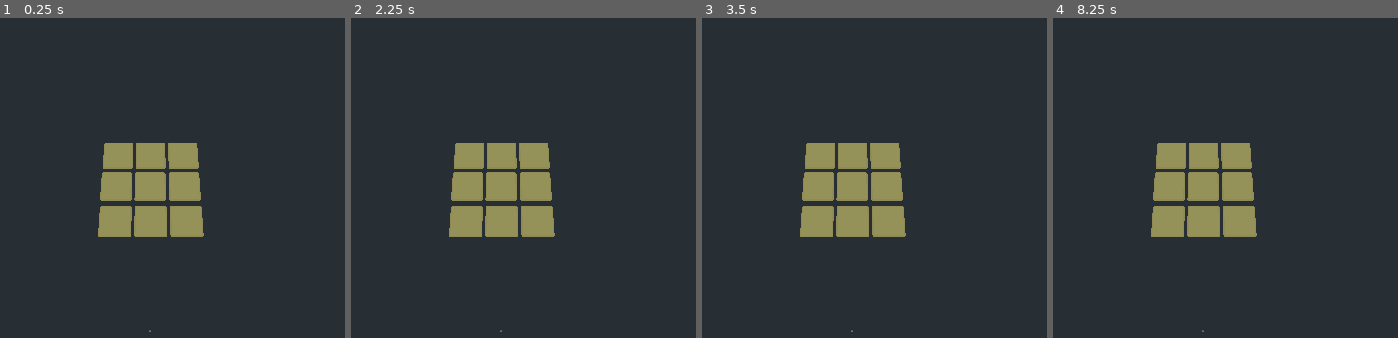
Above: before the commit, frames 1-4 (left to right).
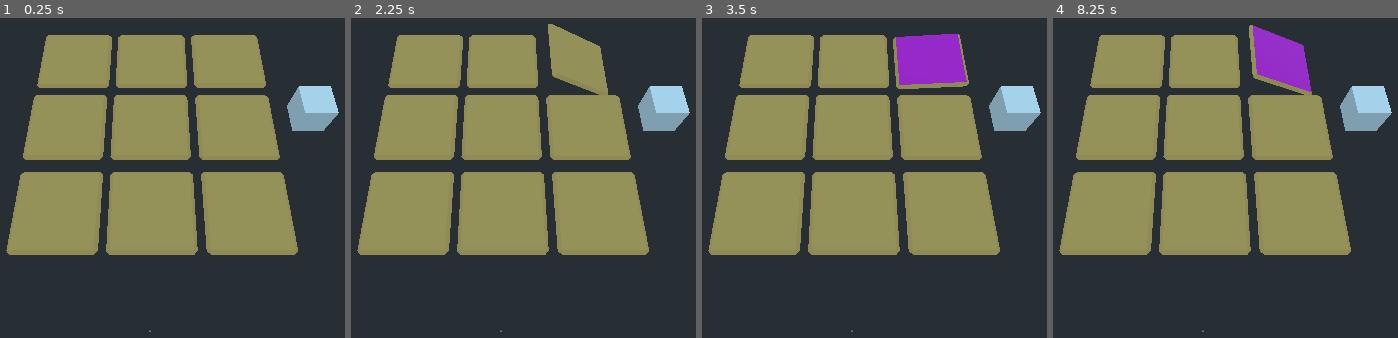
Above: after the commit, the same moments.

Repository: nheeb/OrbinTime
Game: Godot game, scene res://TileFlipPuzzleTest.tscn
Same seed, same stepped clock (60 frames per second), same inputs: the game is played once before the commit and once after it.
Inputs (mouse positions are in pixels of both pictures, inside the frame that each line leads up to):
- Up to frame 1 (0.25 s): no input
- Up to frame 2 (2.25 s): tap Enter at 0.5, 2 s; move the mouse to (675, 146) at 0.52 s; click (675, 146) at 0.67 s; tap Space at 1.25 s; move the mouse to (outside the picture) at 1.27 s; click (outside the picture) at 1.42 s; move the mouse to (582, 66) at 2.02 s; click (582, 66) at 2.17 s
- Up to frame 3 (3.5 s): move the mouse to (812, 261) at 2.77 s; click (812, 261) at 2.92 s
- Up to frame 4 (8.25 s): tap Space at 3.5, 5 s; move the mouse to (outside the picture) at 3.52 s; click (outside the picture) at 3.67 s; tap Enter at 4.25 s; move the mouse to (outside the picture) at 4.27 s; click (outside the picture) at 4.42 s; move the mouse to (1242, 168) at 5.02 s; click (1242, 168) at 5.17 s; move the mouse to (1084, 53) at 5.77 s; click (1084, 53) at 5.92 s; move the mouse to (1377, 146) at 6.52 s; click (1377, 146) at 6.67 s; move the mouse to (outside the picture) at 7.27 s; click (outside the picture) at 7.42 s; move the mouse to (1284, 66) at 8.02 s; click (1284, 66) at 8.17 s

The runs differ from the first frame. In frame 1, 41% of the frame differs, in the area x 1-99%, y 5-75%; in frame 2, 40%; in frame 3, 41%; in frame 4, 40%.

Commit message:
weight stuff

Diff:
--- /dev/null
+++ b/Logic/Game.gd
@@ -0,0 +1,3 @@
+extends Node
+
+var current_weight: Weight = null
--- /dev/null
+++ b/Logic/Game.tscn
@@ -0,0 +1,6 @@
+[gd_scene load_steps=2 format=2]
+
+[ext_resource path="res://Logic/Game.gd" type="Script" id=1]
+
+[node name="Game" type="Node"]
+script = ExtResource( 1 )
--- a/Logic/GapBoard.tscn
+++ b/Logic/GapBoard.tscn
@@ -1,12 +1,8 @@
-[gd_scene load_steps=5 format=2]
+[gd_scene load_steps=4 format=2]
 
 [ext_resource path="res://Models/Tile.tscn" type="PackedScene" id=1]
 [ext_resource path="res://Board.gd" type="Script" id=2]
-
-[sub_resource type="CubeMesh" id=1]
-
-[sub_resource type="BoxShape" id=2]
-extents = Vector3( 1, 1.00028, 1 )
+[ext_resource path="res://Logic/Weight.tscn" type="PackedScene" id=3]
 
 [node name="Board" type="Spatial"]
 script = ExtResource( 2 )
@@ -38,12 +34,5 @@
 [node name="Tile33" parent="." instance=ExtResource( 1 )]
 transform = Transform( 1, 8.74228e-08, 8.74228e-08, 8.74228e-08, -1, 7.64274e-15, 8.74228e-08, 0, -1, -0.670086, -1.1396e-07, 1.71132 )
 
-[node name="Weight" type="MeshInstance" parent="."]
-transform = Transform( 0.253028, 0, 0, 0, 0.253028, 0, 0, 0, 0.253028, 3.25927, 0, 0.144415 )
-mesh = SubResource( 1 )
-
-[node name="ClickArea" type="Area" parent="Weight"]
-
-[node name="CollisionShape" type="CollisionShape" parent="Weight/ClickArea"]
-transform = Transform( 1, 0, 0, 0, 1, 0, 0, 0, 1, 0, 0, 0 )
-shape = SubResource( 2 )
+[node name="Weight" parent="." instance=ExtResource( 3 )]
+transform = Transform( 1, 0, 0, 0, 1, 0, 0, 0, 1, 2.99919, 0, 0 )
--- /dev/null
+++ b/Logic/Weight.gd
@@ -0,0 +1,23 @@
+extends Spatial
+class_name Weight
+
+var currently_selected = false
+# Declare member variables here. Examples:
+# var a: int = 2
+# var b: String = "text"
+
+
+# Called when the node enters the scene tree for the first time.
+func _ready() -> void:
+	pass # Replace with function body.
+
+
+
+
+func _on_ClickArea_input_event(_camera: Node, event: InputEvent, _position: Vector3, _normal: Vector3, _shape_idx: int) -> void:
+	if event is InputEventMouseButton:
+		if event.pressed and event.button_index == 1:
+			currently_selected = not currently_selected
+			if currently_selected:
+				# outline shader ON
+				Game.current_weight = self
--- /dev/null
+++ b/Logic/Weight.tscn
@@ -0,0 +1,22 @@
+[gd_scene load_steps=4 format=2]
+
+[ext_resource path="res://Logic/Weight.gd" type="Script" id=1]
+
+[sub_resource type="CubeMesh" id=1]
+
+[sub_resource type="BoxShape" id=2]
+extents = Vector3( 1, 1.00028, 1 )
+
+[node name="Weight" type="Spatial"]
+script = ExtResource( 1 )
+
+[node name="Mesh" type="MeshInstance" parent="."]
+transform = Transform( 0.253028, 0, 0, 0, 0.253028, 0, 0, 0, 0.253028, 0, 0, 0 )
+mesh = SubResource( 1 )
+
+[node name="ClickArea" type="Area" parent="Mesh"]
+
+[node name="CollisionShape" type="CollisionShape" parent="Mesh/ClickArea"]
+shape = SubResource( 2 )
+
+[connection signal="input_event" from="Mesh/ClickArea" to="Mesh" method="_on_ClickArea_input_event"]
--- a/Tile.gd
+++ b/Tile.gd
@@ -40,7 +40,7 @@
 func _on_ClickArea_input_event(_camera: Node, event: InputEvent, _position: Vector3, _normal: Vector3, _shape_idx: int) -> void:
 #	print("reached")
 	if event is InputEventMouseButton:
-		if event.pressed:
+		if event.pressed and event.button_index == 1:
 			flip()
 			emit_signal("flipped", x, y)
 
--- a/TileFlipPuzzleTest.tscn
+++ b/TileFlipPuzzleTest.tscn
@@ -1,13 +1,14 @@
-[gd_scene load_steps=4 format=2]
+[gd_scene load_steps=5 format=2]
 
 [ext_resource path="res://Models/Tile.tscn" type="PackedScene" id=1]
 [ext_resource path="res://Board.gd" type="Script" id=2]
 [ext_resource path="res://Logic/3x3Board.tscn" type="PackedScene" id=3]
+[ext_resource path="res://Logic/Weight.tscn" type="PackedScene" id=4]
 
 [node name="TileFlipPuzzleTest" type="Spatial"]
 
 [node name="Camera" type="Camera" parent="."]
-transform = Transform( 1, 0, 0, 0, 0.43677, 0.899573, 0, -0.899573, 0.43677, 0.611616, 11.9199, 5.35952 )
+transform = Transform( 1, 0, 0, 0, 0.43677, 0.899573, 0, -0.899573, 0.43677, 0.611616, 4.40535, 3.20552 )
 
 [node name="Board" parent="." instance=ExtResource( 3 )]
 
@@ -106,3 +107,6 @@
 
 [node name="Tile33" parent="Board4" instance=ExtResource( 1 )]
 transform = Transform( 1, 8.74228e-08, 8.74228e-08, 8.74228e-08, -1, 7.64274e-15, 8.74228e-08, 0, -1, -0.670086, -1.1396e-07, 1.71132 )
+
+[node name="Weight" parent="." instance=ExtResource( 4 )]
+transform = Transform( 1, 0, 0, 0, 1, 0, 0, 0, 1, 3.19914, 0, 0 )
--- a/project.godot
+++ b/project.godot
@@ -8,11 +8,25 @@
 
 config_version=4
 
+_global_script_classes=[ {
+"base": "Spatial",
+"class": "Weight",
+"language": "GDScript",
+"path": "res://Logic/Weight.gd"
+} ]
+_global_script_class_icons={
+"Weight": ""
+}
+
 [application]
 
 config/name="BuildYourOrb"
 run/main_scene="res://TileFlipPuzzleTest.tscn"
 config/icon="res://icon.png"
+
+[autoload]
+
+Game="*res://Logic/Game.tscn"
 
 [physics]
 
